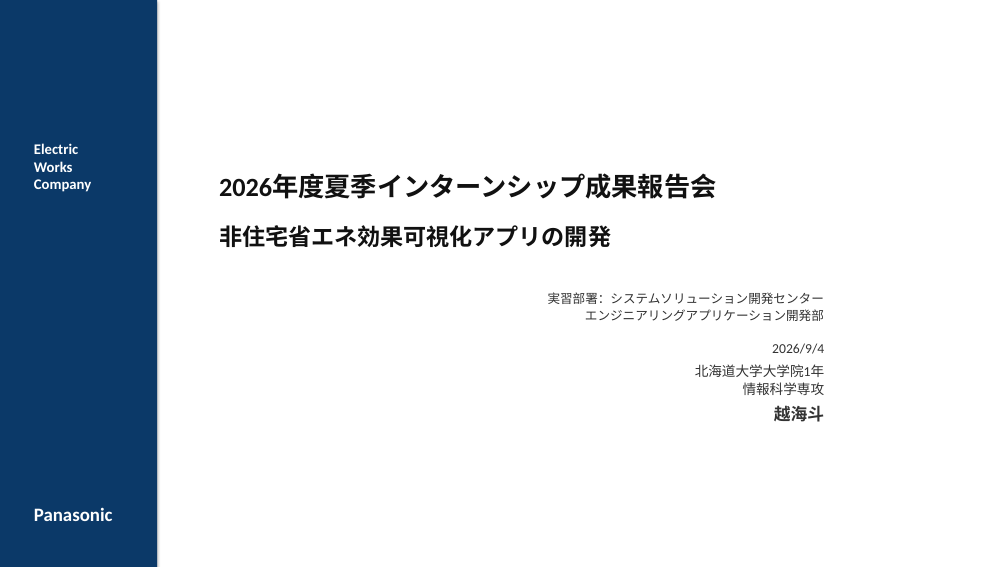
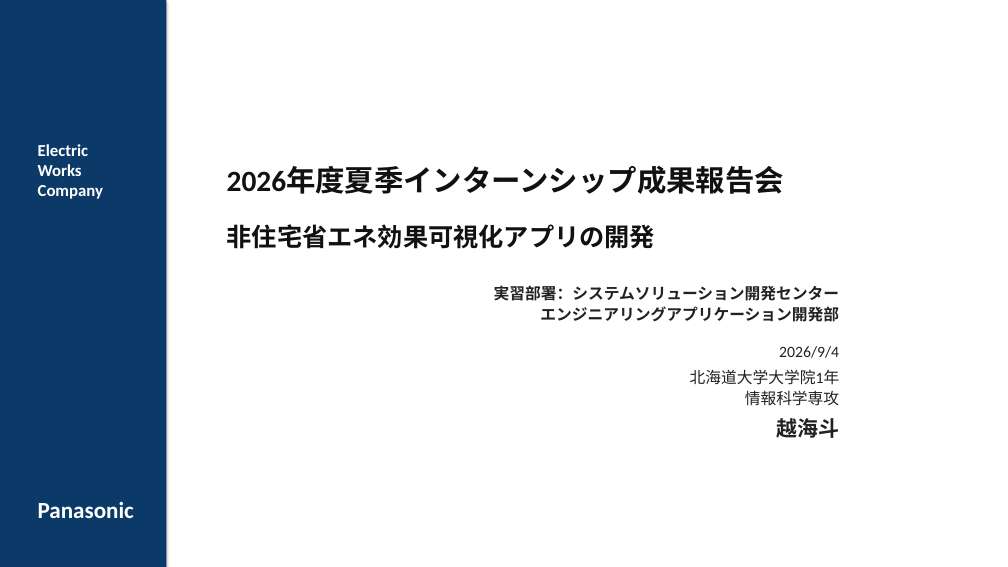
Before and after one commit to koshikai/koshikai, a slide deck: slide 1 of public/slides/hvac-precooling-slides.pptx. Drawn at 1008x567 pixels with LibreOffice and Linux fonts; fonts in the diff are those of the drawing. Boxes give left, top, right and bottom in pixels: in the first picture for what was removed or moved away, otherwise in the second. Text is boxed around its words. In the diff, an @@ line names an element or a change of style, - is before the commit and + after.

Commit message:
style(slides): update hvac presentation slides to 18pt baseline with bold styling

```diff
--- a/public/slides/hvac-precooling-slides.pptx
+++ b/public/slides/hvac-precooling-slides.pptx
@@ rectangle: place and size @@
-rectangle at box(0, 0, 157, 567)
+rectangle at box(0, 0, 166, 567)
@@ text "Electric Works Company" at box(38, 144, 103, 199): size 14 to 16 pt @@
@@ text "2026年度夏季インターンシップ成果報告会": place and size @@
-text "2026年度夏季インターンシップ成果報告会" at box(219, 174, 716, 247)
+text "2026年度夏季インターンシップ成果報告会" at box(227, 167, 784, 249)
@@ text "2026年度夏季インターンシップ成果報告会" at box(227, 167, 784, 249): size 25 to 28 pt in "2026年度夏季インターンシップ成果報告会"; size 22 to 24 pt in "非住宅省エネ効果可視化アプリの開発"; more space between paragraphs @@
@@ text "実習部署：システムソリューション開発センター": place and size @@
-text "実習部署：システムソリューション開発センター" at box(548, 292, 825, 422)
+text "実習部署：システムソリューション開発センター" at box(494, 285, 840, 438)
@@ text "実習部署：システムソリューション開発センター" at box(494, 285, 840, 438): size 12 to 15 pt, bold on in "実習部署：システムソリューション開発センター", "エンジニアリングアプリケーション開発部"; text colour #333333 to #222222; size 13 to 15 pt in "2026/9/4", "北海道大学大学院1年", "情報科学専攻"; size 16 to 20 pt in "越海斗"; more space between paragraphs @@
@@ text "Panasonic" at box(38, 502, 134, 518): size 18 to 22 pt @@
```
Also in this commit, not shown: 10 other slides changed, 2 other files.
